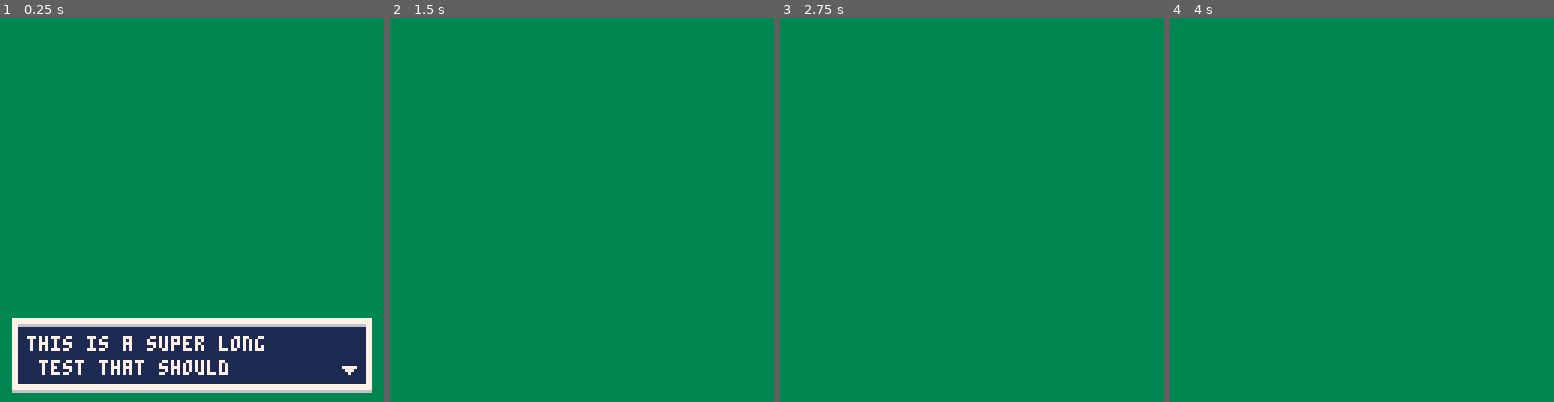
Above: before the commit, frames 1-4 (left to right).
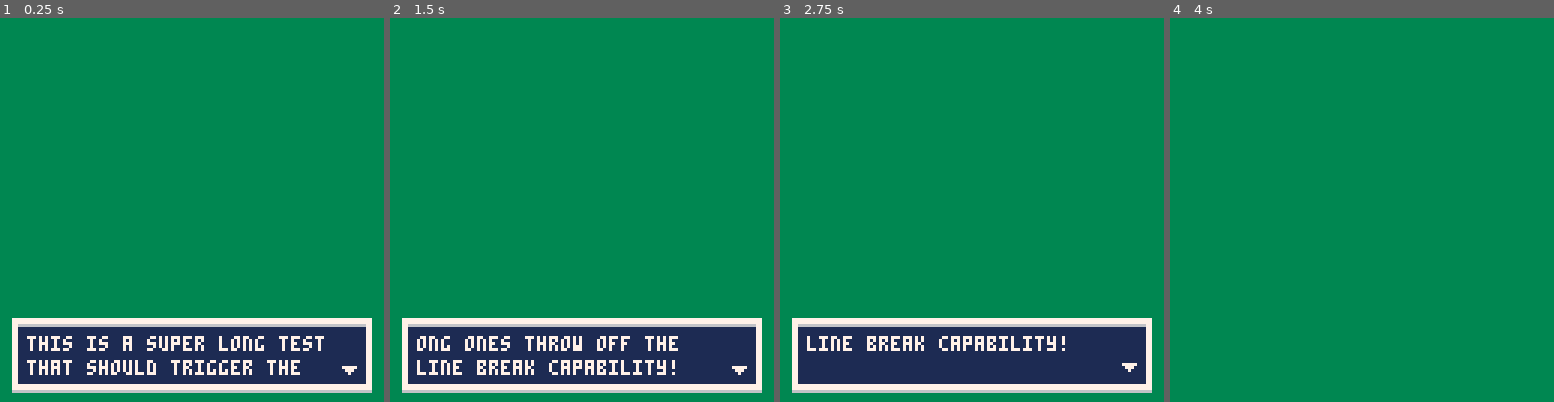
Above: after the commit, the same moments.

Repository: jessemillar/pico-8
Game: PICO-8 cartridge text-box/text-box.p8
The game is run twice, just before and just after one commit, with the same random seed, the same clock (stepped at 60 frames per second) and the same inputs.
Inputs:
- Up to frame 1 (0.25 s): no input
- Up to frame 2 (1.5 s): tap X (X key) at 0.33, 1.07 s
- Up to frame 3 (2.75 s): tap X (X key) at 1.85 s
- Up to frame 4 (4 s): tap X (X key) at 2.97 s

The runs differ from the first frame. In frame 1, 1.3% of the frame differs, in the area x 7-85%, y 82-93%; in frame 2, 18%, in the area x 3-97%, y 78-98%; in frame 3, 18%; in frame 4, nothing differs.

Commit message:
Almost fully working

Diff:
--- a/text-box/text-box.p8
+++ b/text-box/text-box.p8
@@ -8,15 +8,28 @@
 function tbox(message)
 	local linebreak=0
 
-	for i=0,flr(#message/25) do -- search through the message and break it into words
-		local new_line=sub(message,linebreak,linebreak+25)
-
-		for j=25,0,-1 do -- look backward for the first whitespace character to determine the linebreak
-			if sub(new_line,j,j)==" " then
-				add(tbox_messages,sub(new_line,0,j)) -- add the word to the array
-				linebreak+=j
-				break
+	for i=0,-flr(-#message/25) do -- search through the message and break it into words
+		local line=sub(message,linebreak,linebreak+26) -- lines are 25 characters but grap 26 to do a lookahead check
+		printh(line..#line)
+
+		if #line>=26 then
+			for j=#line,0,-1 do -- look backward for the first whitespace character to determine the linebreak
+				if sub(line,j,j)==" " then
+					local lookahead=0
+
+					if j==#line then -- if the line ends perfectly at the end of a word...
+						lookahead=1
+					end
+
+					add(tbox_messages,sub(line,0,j+lookahead)) -- add the word to the array
+					linebreak+=j+lookahead
+					break
+				elseif j==0 then
+					linebreak+=j
+				end
 			end
+		else
+			add(tbox_messages,line) -- add the word to the array
 		end
 	end
 end
@@ -53,7 +66,7 @@
 
 function _init()
 	tbox_messages={} -- the array for keeping track of text box overflows
-	tbox("this is a super long test that should trigger the line break capabilities") -- add a test message box
+	tbox("this is a super long test that should trigger the line break thing be sure to use short words because long ones throw off the line break capability!") -- add a test message box
 end
 
 function _update()
